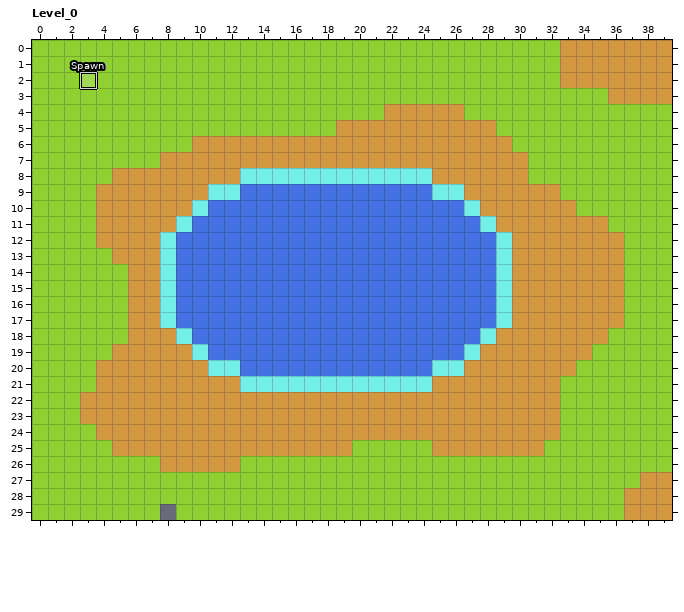
Two states of a LDtk project, assets/world.ldtk. Above, as it was before the edit.
Cells are 16x16 px. Shown: Level_0 x 0..39, y 0..29.
New version:
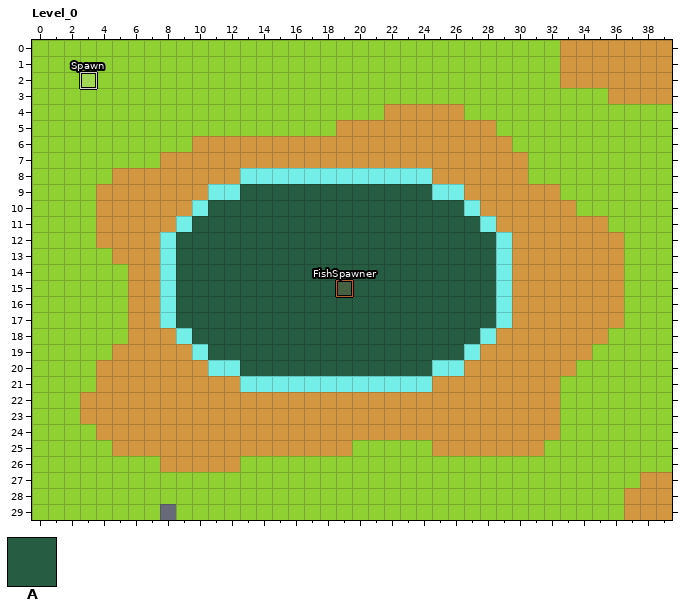
Key: from "FishSpawner": A 1.
_ is an empty cell.
Objects are placed by their top-left corner, in cells (3,4 is the top-left corner of cell 3,4); size is 1x1 cell unless given.
Tiles of an added or newly shown layer are drawn over the layers below it.
Log entry: Fish spawner and fish added
Difference:
Layer "FishSpawner" (added):
Tile A is added in row 9 at x 13 to 24; in row 10 at x 11 to 26; in row 11 at x 10 to 27; in rows 12 to 17 at x 9 to 28; in row 18 at x 10 to 27; in row 19 at x 11 to 26.
Tile A is added in row 20 at x 13 to 24.
Layer "Objects":
A new object: "FishSpawner" rectangle at 19,15.
